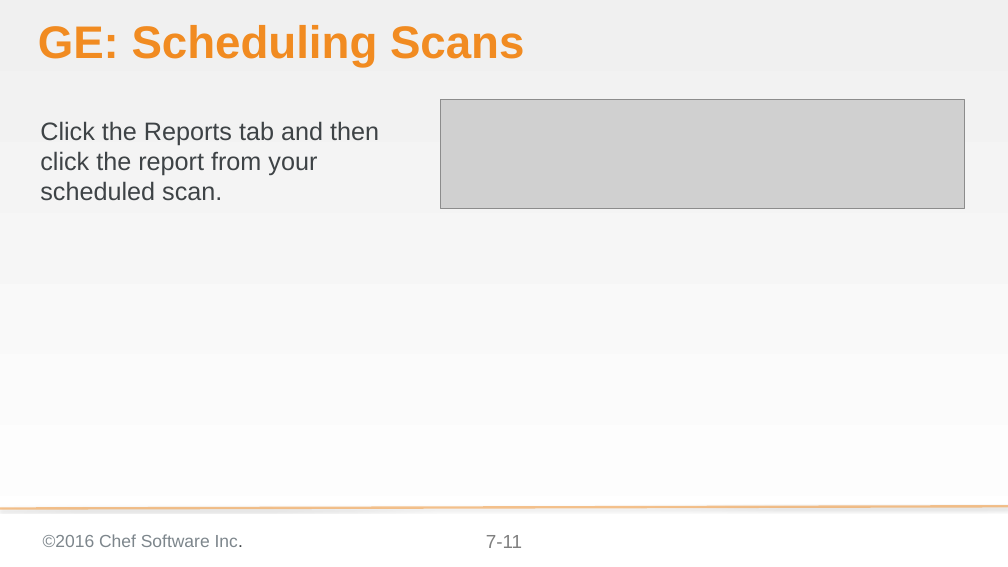
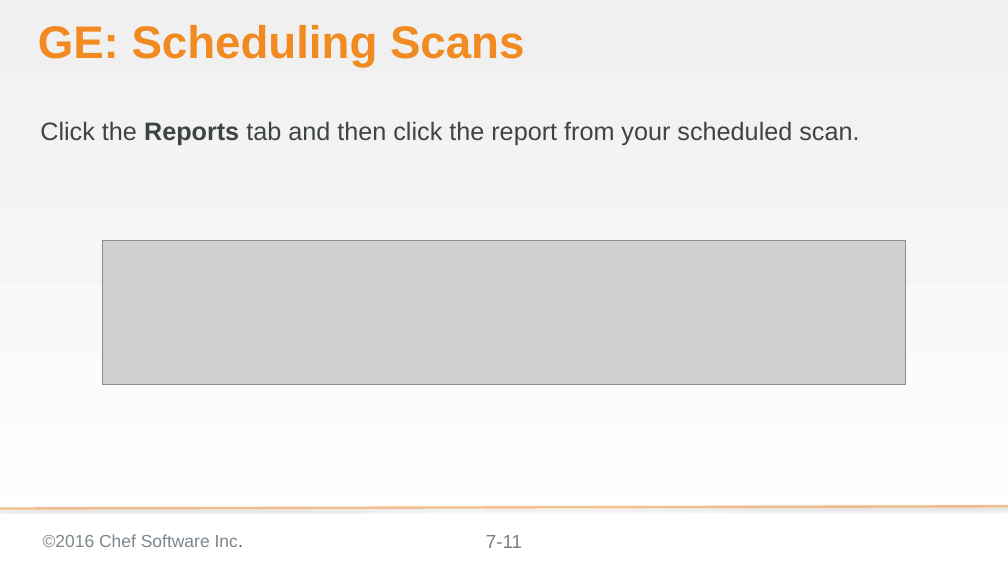
Before and after one commit to bchamby/chef-compliance-installation-configuration-operation, a slide deck: slide 11 of 07-scheduling-scans-reports.pptx. Drawn at 1008x567 pixels with LibreOffice and Linux fonts; fonts in the diff are those of the drawing; grey boxes stand for pictures; background and template pictures are left out. Boxes give left, top, right and bottom in pixels: in the first picture for what was removed or moved away, otherwise in the second. Text is boxed around its words. In the diff, an @@ line names an element or a change of style, - is before the commit and + after.

Commit message:
07-scheduling-scans-reports replaced a number of screnshots with more accurate screenshots

```diff
--- a/07-scheduling-scans-reports.pptx
+++ b/07-scheduling-scans-reports.pptx
@@ text "Click the Reports tab and ..." at <box>40,121,859,145</box>: bold on in "Reports" @@
@@ picture removed at <box>440,100,964,209</box> @@
@@ picture added at <box>103,240,905,384</box> @@
```
Also in this commit, not shown: 4 other slides changed.
